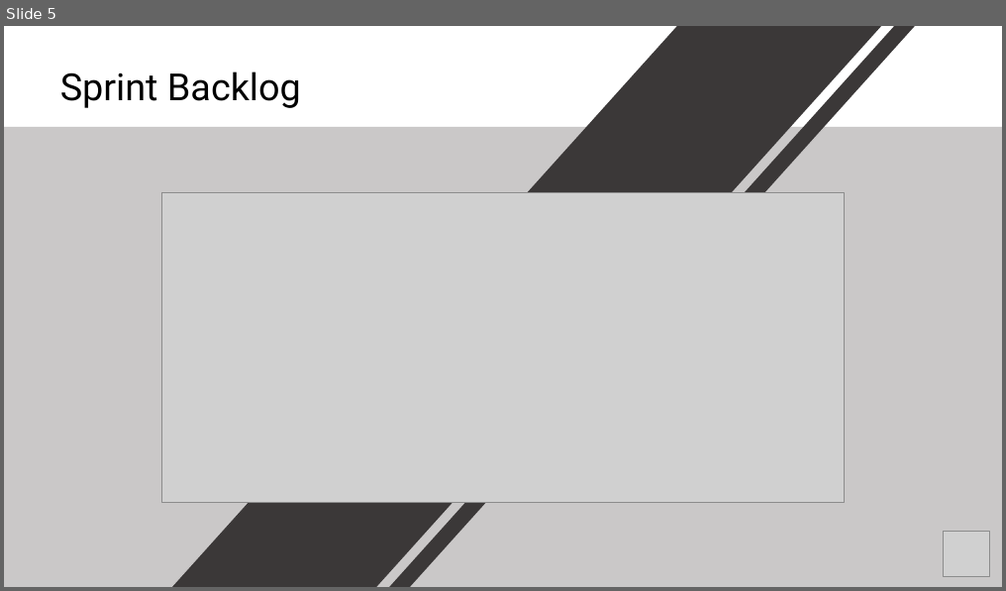
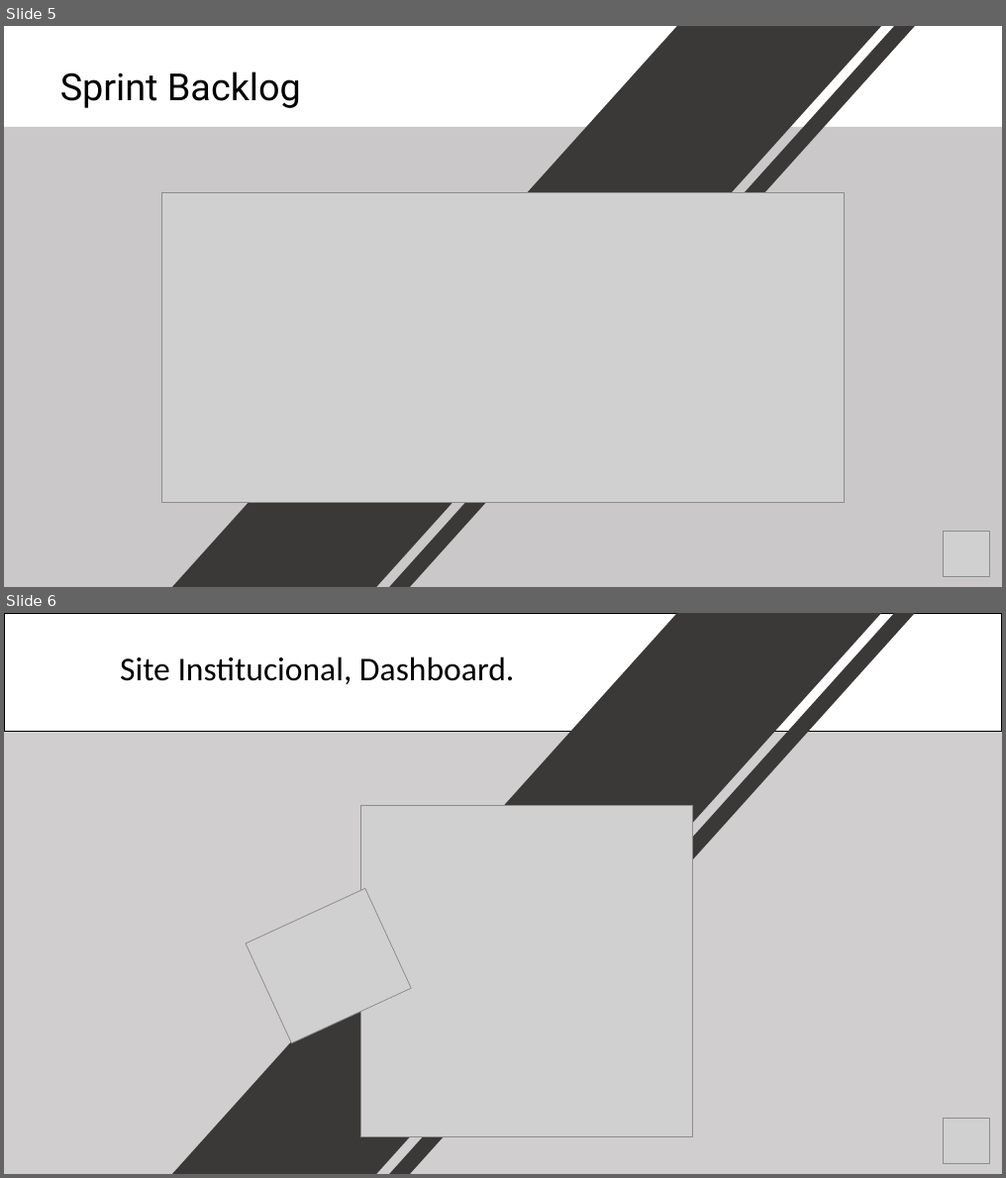
Before and after one commit to rafael-rochaalmeida/Harbor-Solutions, a slide deck: Documentação/Apresentação Sprint 2.pptx. Shown one above the other, each under a label of ours: slide 5 before the commit, slides 5 and 6 after it. The pictures are 1006x591 and 1006x1178 pixels, drawn with LibreOffice and Linux fonts; fonts in the diff are those of the drawing; grey boxes stand for pictures. Boxes give left, top, right and bottom in pixels: in the first picture for what was removed or moved away, otherwise in the second. Text is boxed around its words. In the diff, an @@ line names an element or a change of style, - is before the commit and + after.

```diff
--- a/Documentação/Apresentação Sprint 2.pptx
+++ b/Documentação/Apresentação Sprint 2.pptx
@@ slide 6 added at (4,613,1002,1174), background #D0CECE @@
@@ rectangle added at (4,613,1002,731), fill #FFFFFF, outline #000000 1 pt @@
@@ rectangle added at (165,613,889,1174), fill #3B3838 @@
@@ rectangle added at (296,613,918,1174), fill #3B3838 @@
@@ text added at (120,657,514,684), 32 pt, text #000000 @@
+Site Institucional, Dashboard.
@@ picture added at (361,805,693,1138) @@
@@ picture added at (246,889,411,1044) @@
@@ picture added at (944,1118,990,1164) @@
```
Also in this commit, not shown: 2 slides changed, 4 other slides added, 4 slides removed, 1 other file.
